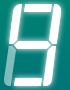
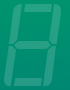
Layered file, before and after one edit (70×90). Changes by layer:
"Segments white": opacity 50% → 15% over box(0, 0, 70, 90)
showed "Upper" over box(0, 0, 70, 90)
hid "Lower" over box(0, 0, 70, 90)
